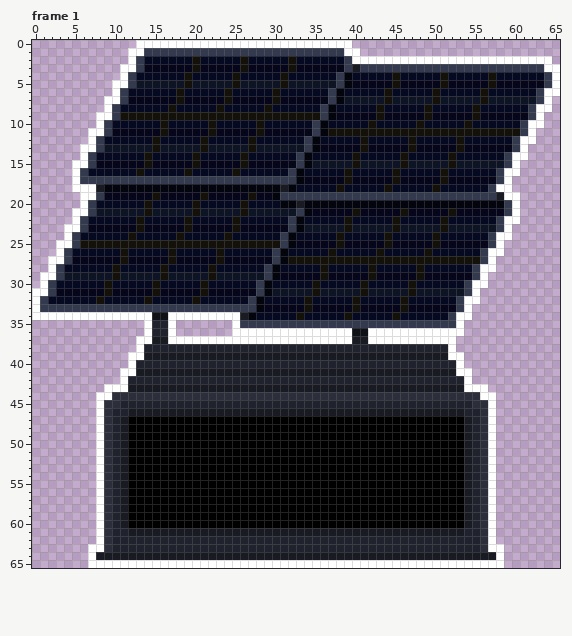
Edited in one commit: pixel-art file (assets/images/stations/solar_collector.aseprite). The first picture shows the starting point.
66x66 pixels, 34 frames. Colours within 5 levels of each other are drawn and written as one. Shown: frame 1. The commit also changed other frames, which this record leaves out.
Now the later version:
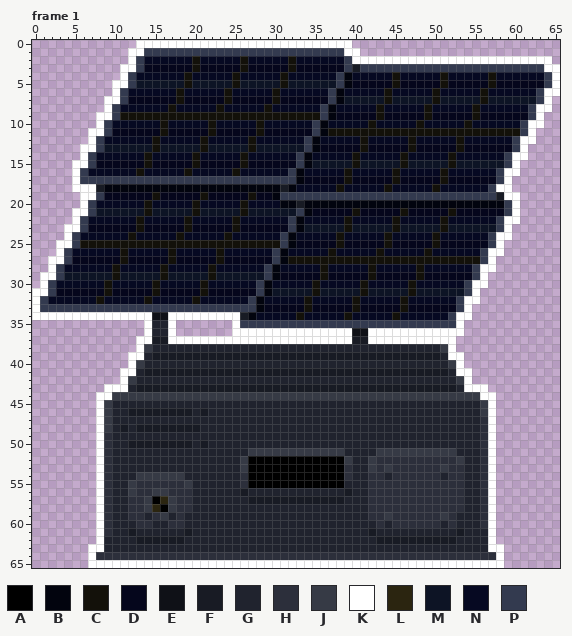
Palette (. is transparent): A #000000  B #02040e  C #13110a  D #05061c  E #0f1117  F #181b24  G #20232e  H #2c2f3b  J #363a45  K #ffffff  L #2b2510  M #0d1425  N #060922  P #333a4f
Edits made:
layer "outline" added
layer "station" added
layer "Outline" removed
layer "Layer 1" removed
Frame 1, layer "station":
y 38: x 14 G -> J; x 51 G -> J
y 39: x 14 F -> G; x 51 F -> G
y 40: x 13 G -> J; x 52 G -> J
y 41: x 13 F -> G; x 52 F -> G
y 42: x 12 G -> J; x 53 G -> J
y 43: x 12 F -> G; x 53 F -> G
y 44: x 10..55 HHHHHHHHHHHHHHHHHHHHHHHHHHHHHHHHHHHHHHHHHHHHHH -> JJJJJJJJJJJJJJJJJJJJJJJJJJJJJJJJJJJJJJJJJJJJJJ
y 45: x 9..10 HH -> JG; x 55..56 HH -> GJ
y 46: x 9 H -> J; x 20 F -> G; x 22..53 FFFFFFFFFFFFFFFFFFFFFFFFFFFFFFFF -> GGGGGGGGGGGGGGGGGGGGGGGGGGGGGGGG; x 56 H -> J
y 47: x 9 H -> J; x 11..54 FAAAAAAAAAAAAAAAAAAAAAAAAAAAAAAAAAAAAAAAAAAF -> GGGGGGGGGGGGGGGGGGGGGGGGGGGGGGGGGGGGGGGGGGGG
y 48: x 9 H -> J; x 12..54 AAAAAAAAAAAAAAAAAAAAAAAAAAAAAAAAAAAAAAAAAAF -> GFFFFFFFFGGGGGGGGGGGGGGGGGGGGGGGGGGGGGGGGGG
y 49: x 11..54 FAAAAAAAAAAAAAAAAAAAAAAAAAAAAAAAAAAAAAAAAAAF -> GGGGGGGGGGGGGGGGGGGGGGGGGGGGGGGGGGGGGGGGGGGG
y 50: x 11..54 FAAAAAAAAAAAAAAAAAAAAAAAAAAAAAAAAAAAAAAAAAAF -> GFFFFFFFFGFGGGGGGGGGGGGGGGGGGGGGGGGGGGGGGGGG
y 51: x 11..54 FAAAAAAAAAAAAAAAAAAAAAAAAAAAAAAAAAAAAAAAAAAF -> GGGGGGGGGGGGGGGGJJJJJJJJJJJJGGGGJJJJJJJJJJGG
y 52: x 11..26 FAAAAAAAAAAAAAAA -> GGGGGGGGGGGGGGGJ; x 39..54 AAAAAAAAAAAAAAAF -> JGGJHHHHHHHHHHJG
y 53: x 11..26 FAAAAAAAAAAAAAAA -> GGGGGGGGGGGGGGGJ; x 39..54 AAAAAAAAAAAAAAAF -> HGGJHJHHHHHHJHHG
y 54: x 11..26 FAAAAAAAAAAAAAAA -> GGJJJJJJGGGGGGGH; x 39..54 AAAAAAAAAAAAAAAF -> HGGHHGHHHHHHGHHG
y 55: x 11..26 FAAAAAAAAAAAAAAA -> GJHHHHHHJGGGGGGH; x 39..54 AAAAAAAAAAAAAAAF -> GGGHHHHHHHHHHHHG
y 56: x 11..54 FAAAAAAAAAAAAAAAAAAAAAAAAAAAAAAAAAAAAAAAAAAF -> GJHHJJHHHGGGGGGFGGGGGGGGGGGGFGGHHHHHHHHHHHHG
y 57: x 11..14 FAAA -> GHHJ; x 16..54 AAAAAAAAAAAAAAAAAAAAAAAAAAAAAAAAAAAAAAF -> LJHHGGGGGGGFFFFFFFFFFFFGGGHHHHHHHHHHHHG
y 58: x 11..15 FAAAA -> GHHJL; x 17..54 AAAAAAAAAAAAAAAAAAAAAAAAAAAAAAAAAAAAAF -> JHHGGGGGGGGGGGGGGGGGGGGGGHHHHHHHHHHHHG
y 59: x 11..54 FAAAAAAAAAAAAAAAAAAAAAAAAAAAAAAAAAAAAAAAAAAF -> GHHGHJGHGGGGGGGGGGGGGGGGGGGGGGGHHJHHHHHHJHGG
y 60: x 11..54 FAAAAAAAAAAAAAAAAAAAAAAAAAAAAAAAAAAAAAAAAAAF -> GGHHGGHHGGGGGGGGGGGGGGGGGGGGGGGGHGHHHHHHGHGG
y 61: x 13..18 FFFFFF -> GGGGGG; x 20..41 FFFFFFFFFFFFFFFFFFFFFF -> GGGGGGGGGGGGGGGGGGGGGG; x 43..52 FFFFFFFFFF -> GGGGGGGGGG; x 56 H -> G
y 62: x 9 H -> G; x 13..18 GGGGGG -> FFFFFF; x 43..52 GGGGGGGGGG -> FFFFFFFFFF; x 56 H -> G
y 63: x 9 H -> G; x 56 H -> G
y 64: x 8..57 FFFFFFFFFFFFFFFFFFFFFFFFFFFFFFFFFFFFFFFFFFFFFFFFFF -> HHHHHHHHHHHHHHHHHHHHHHHHHHHHHHHHHHHHHHHHHHHHHHHHHH
